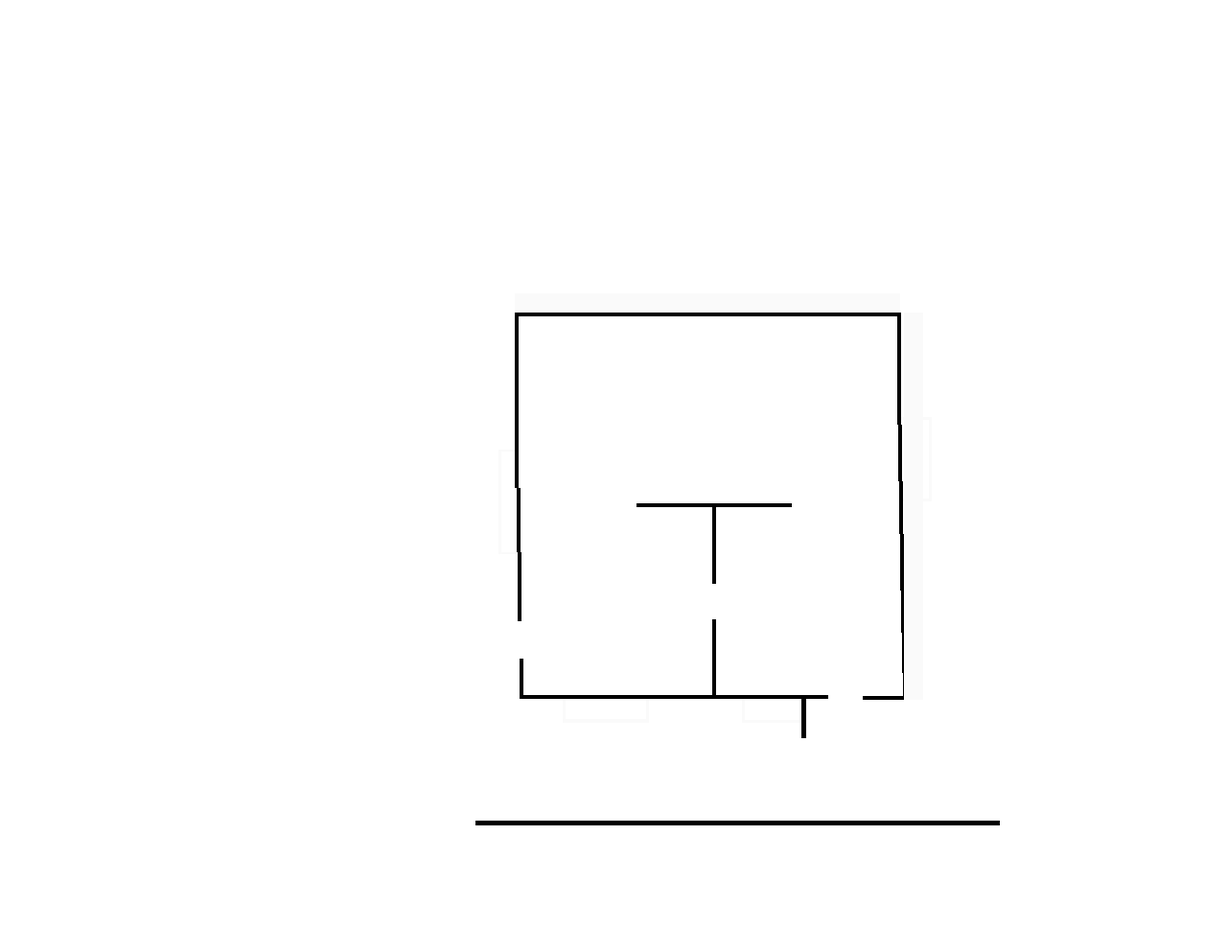
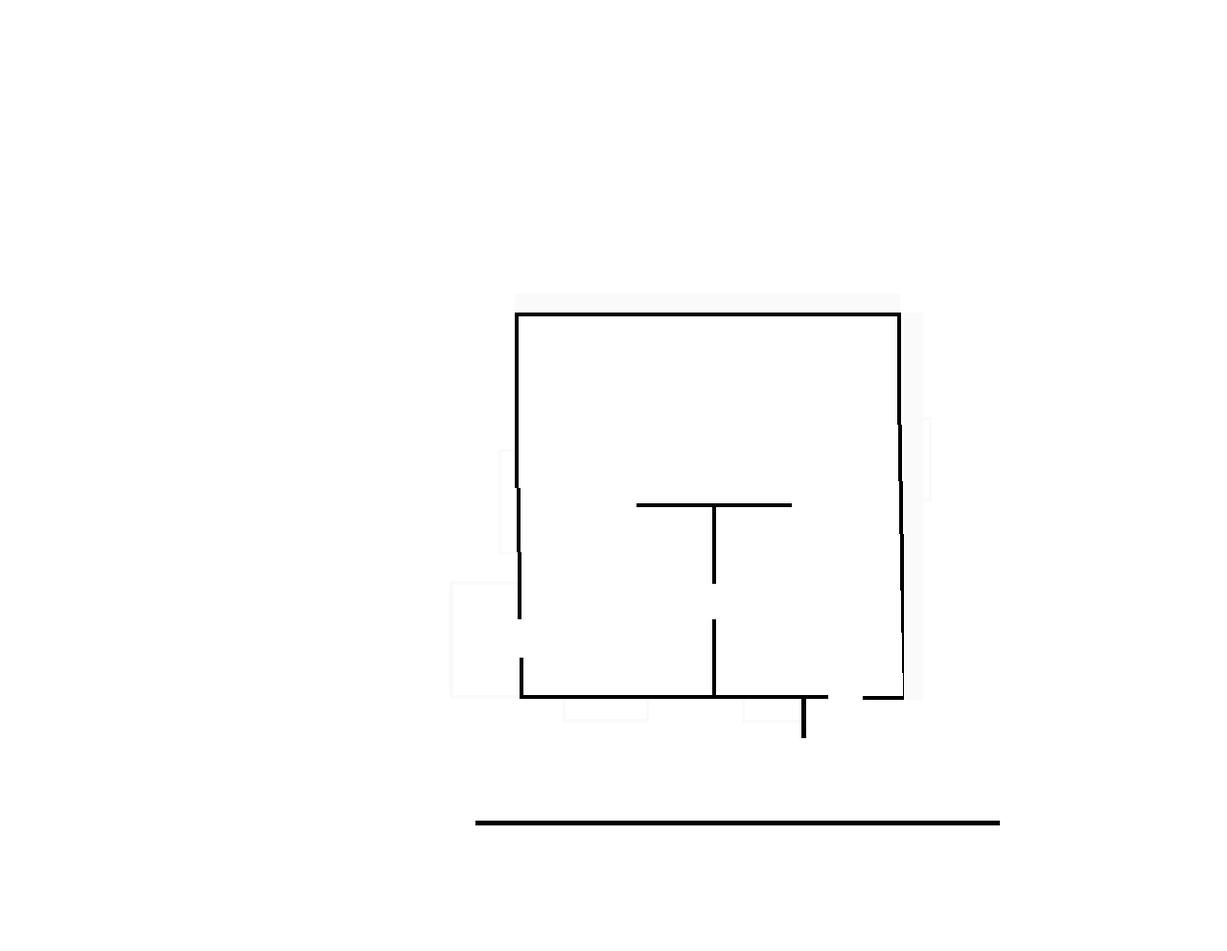
Comparing the layer stacks of the two w=1227, h=951 images. Changes:
painted on "small walls outside" over [449,581,520,700]
painted on "rgo2017large.pgm" over [517,619,524,659]
